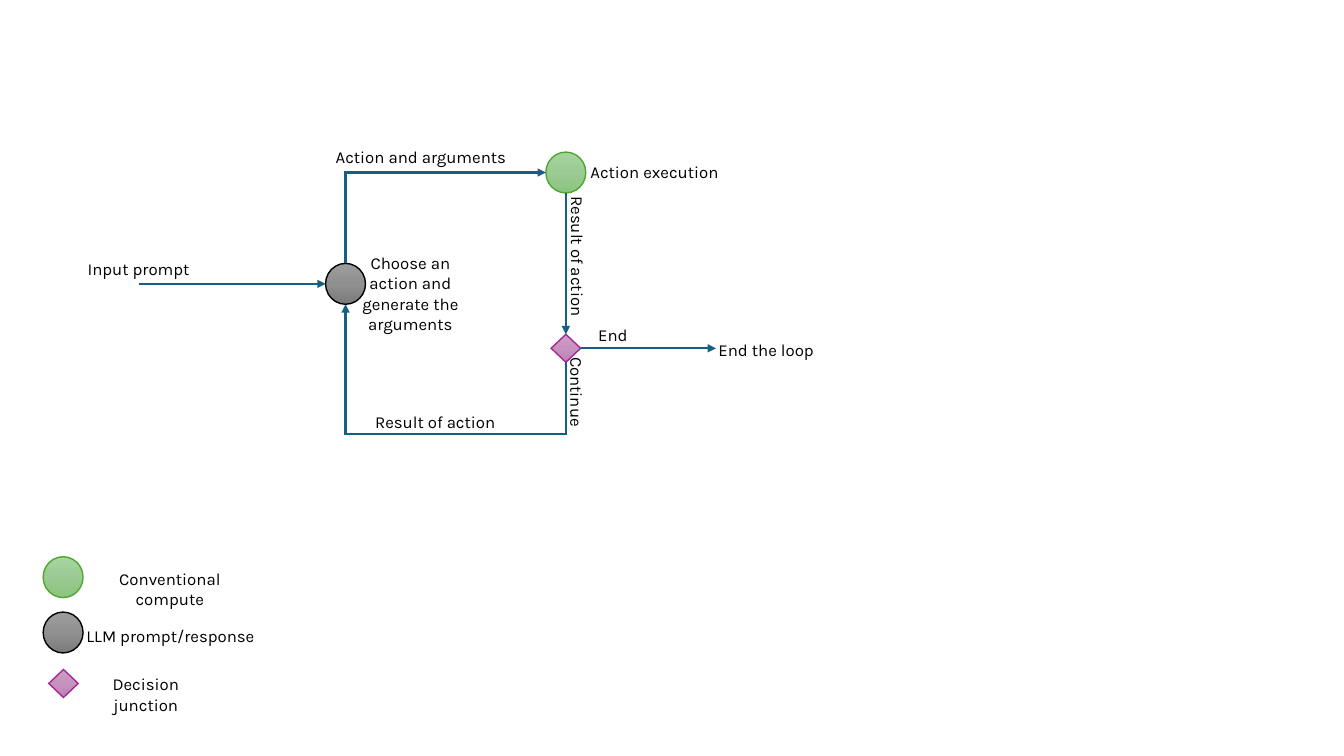
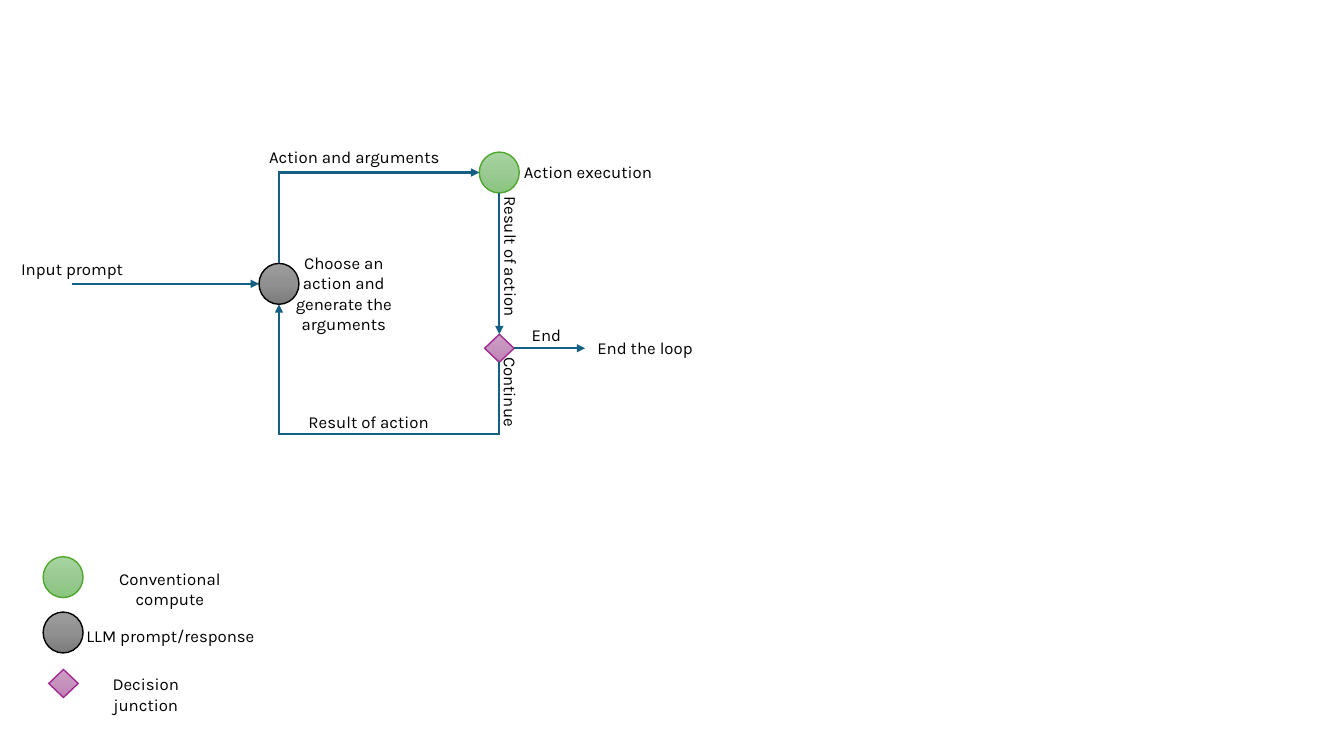
Before and after one commit to sarashs/FPGA_AGI, a slide deck: slide 5 of FPGA_AGI_v2.pptx. Drawn at 1344x756 pixels with LibreOffice and Linux fonts; fonts in the diff are those of the drawing. Boxes give left, top, right and bottom in pixels: in the first picture for what was removed or moved away, otherwise in the second. Text is boxed around its words. In the diff, an @@ line names an element or a change of style, - is before the commit and + after.

```diff
--- a/FPGA_AGI_v2.pptx
+++ b/FPGA_AGI_v2.pptx
@@ 8 texts, 2 ellipses, 2 arrows, 2 elbow arrows, 1 diamond: place and size @@
-8 texts, 2 ellipses, 2 arrows, 2 elbow arrows, 1 diamond at [88,151,718,435]
+8 texts, 2 ellipses, 2 arrows, 2 elbow arrows, 1 diamond at [21,151,652,435]
@@ arrow moved from (581, 349) - (716, 349) to (514, 349) - (586, 349) @@
@@ text "End the loop": place and size @@
-text "End the loop" at [718,344,814,360]
+text "End the loop" at [597,342,693,358]
```
Also in this commit, not shown: 7 other files.
